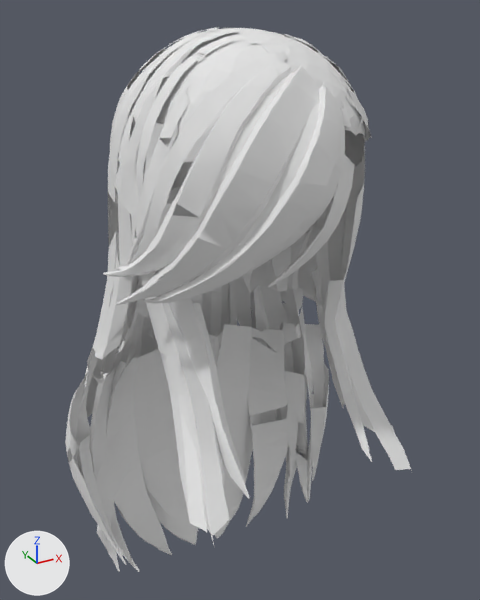
The FBX model Assets/Resources/WRLDZ/Avatar3D/Hair/argon_hair_alexis_rhodes_male.fbx: old version first, new version second.
The view is the same before and after, from a camera (50 mm lens) standing at (-0.25, -0.44, 1.768) and looking at (0.013, 0.039, 1.528). The axes (+X, +Y, +Z) are drawn at lower left. The lights are the same throughout. The first picture is the older version. Shape keys are drawn at the values saved in each file.

In view in the first picture: 'ArgonHair'.
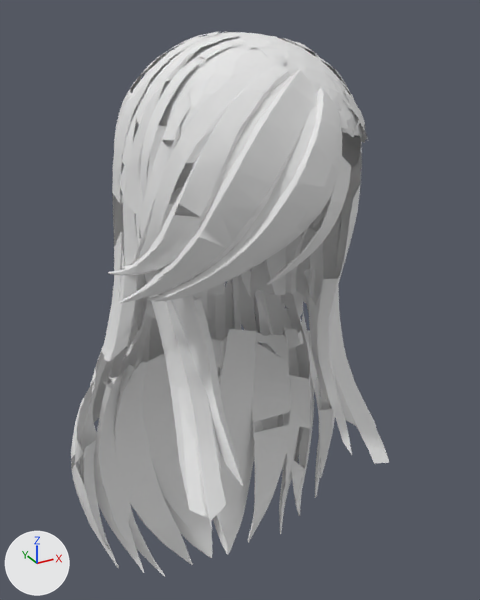
Edits to the bpy script that builds the scene:
```text
Change key_0_weight_heavy:
    where key_0_weight_heavy = bpy.data.objects['ArgonHair'].data.shape_keys.key_blocks['Weight_Heavy']
    key_0_weight_heavy.value: 1.0 -> 0.0
Change key_1_weight_thin:
    where key_1_weight_thin = bpy.data.objects['ArgonHair'].data.shape_keys.key_blocks['Weight_Thin']
    key_1_weight_thin.value: 1.0 -> 0.0
```

What differs and where, as boxes (x1, y1, x2, y2) in the pictures (480 x 600 px):
'ArgonHair', reshaped (8% narrower)
    before: (65, 27, 412, 572)
    after: (71, 31, 389, 577)
